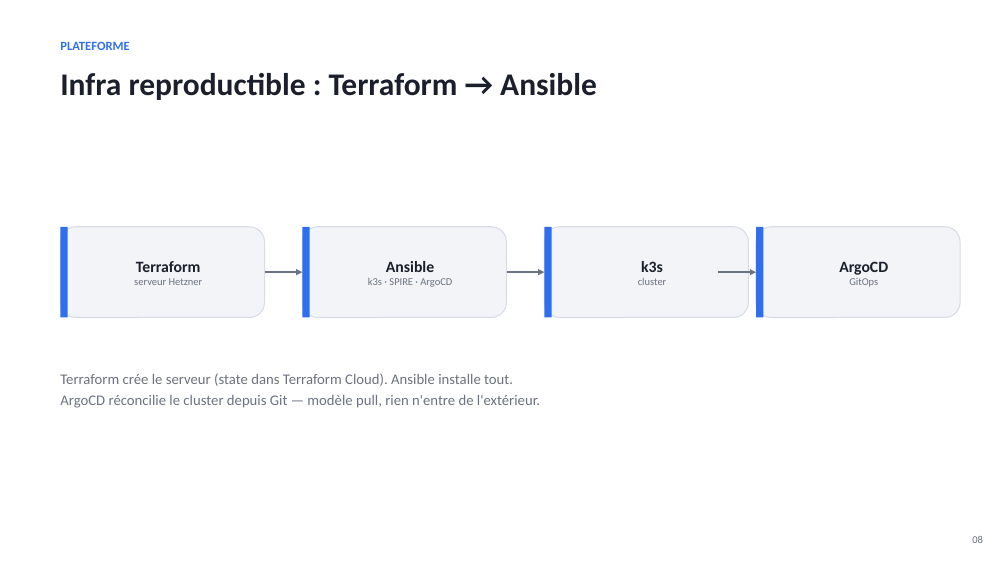
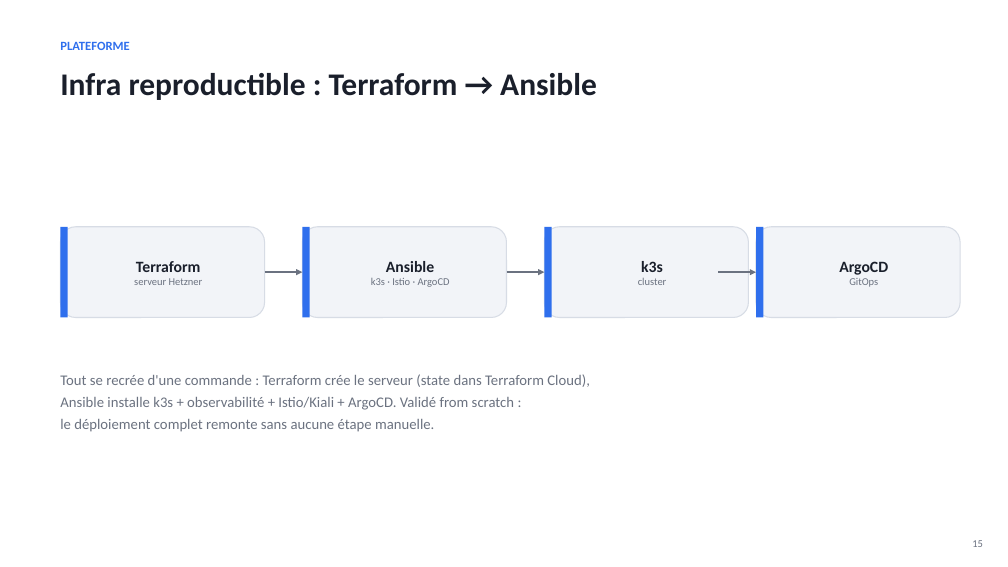
Before and after one commit to Sipixer/SPIRE-DevSecOps, a slide deck: slide 15 of slides/SPIRE-Zero-Trust.pptx (slide 8 before the commit). Drawn at 1008x567 pixels with LibreOffice and Linux fonts; fonts in the diff are those of the drawing. Boxes give left, top, right and bottom in pixels: in the first picture for what was removed or moved away, otherwise in the second. Text is boxed around its words. In the diff, an @@ line names an element or a change of style, - is before the commit and + after.

Commit message:
slides: deck réécrit en narratif d'évolution v1 -> v2
- 11 -> 17 slides. Fil rouge : le zero-trust (2 principes) porté
  différemment par les 2 versions.
- V1 (SPIRE manuel) : identité SVID, mTLS+policy en code, Envoy manuel,
  puis une slide 'limites' (charnière).
- V2 (Istio) : bascule (l'app -> le mesh), AuthorizationPolicy déclaratives,
  le 403 démontré, Kiali observable.
- slide comparaison v1 vs v2 (identité/mTLS/autz/observabilité).
- slide accès zero-trust : JIT SSH + Cloudflare Tunnel/Access.
- infra à jour (Istio au lieu de SPIRE dans les slides plateforme/CI).

```diff
--- a/slides/SPIRE-Zero-Trust.pptx
+++ b/slides/SPIRE-Zero-Trust.pptx
@@ text in rounded rectangle at bbox=[371, 278, 450, 287]: text changed @@
-k3s · SPIRE · ArgoCD
+k3s · Istio · ArgoCD
@@ text at bbox=[60, 374, 590, 432]: text changed @@
-Terraform crée le serveur (state dans Terraform Cloud). Ansible installe tout.
-ArgoCD réconcilie le cluster depuis Git — modèle pull, rien n'entre de l'extérieur.
+Tout se recrée d'une commande : Terraform crée le serveur (state dans Terraform Cloud),
+Ansible installe k3s + observabilité + Istio/Kiali + ArgoCD. Validé from scratch :
+le déploiement complet remonte sans aucune étape manuelle.
@@ text at bbox=[972, 540, 983, 547]: text changed @@
-08
+15
```
Also in this commit, not shown: 7 other slides changed, 9 slides added, 3 slides removed, 1 other file.
